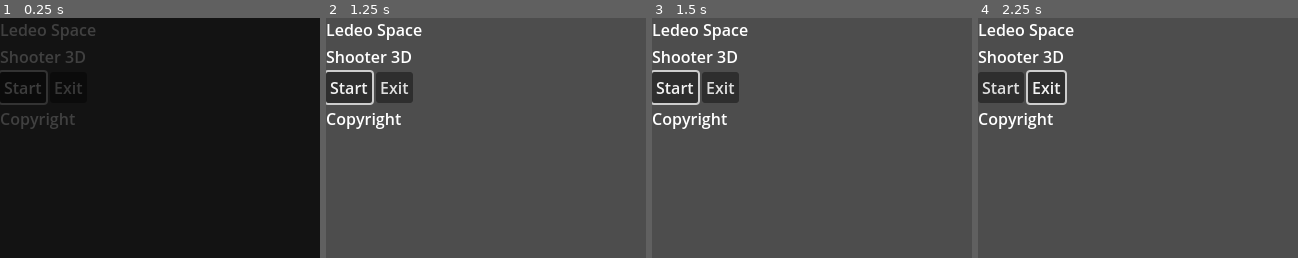
Above: before the commit, frames 1-4 (left to right).
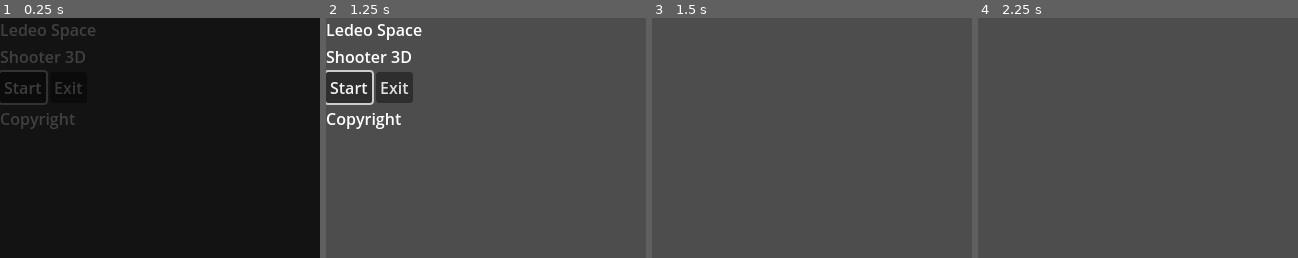
Above: after the commit, the same moments.

Repository: Sanni87/Shooter_Ledeo_3D
Game: Godot game, scene res://scenes/menu.tscn
Same seed, same stepped clock (60 frames per second), same inputs: the game is played once before the commit and once after it.
Inputs:
- Up to frame 1 (0.25 s): no input
- Up to frame 2 (1.25 s): click "Start" at 0.5 s
- Up to frame 3 (1.5 s): click "Start" at 1.25 s
- Up to frame 4 (2.25 s): tap Enter at 2 s; hold Right (ui_right) from 2.03 s (still down)
The pictures show only the part of the screen within x 0-50%, y 0-50%; the shares and areas given below are measured in that part.

Frames 1-2 are identical in both runs. In frame 3, 5.5% of the frame differs, in the area x 0-30%, y 2-47%; in frame 4, 5.5%.

Commit message:
Fix for mouse clicking on menu

Diff:
--- a/assets/scripts/menu.gd
+++ b/assets/scripts/menu.gd
@@ -11,8 +11,10 @@
 
 
 func _on_exit_pressed():
+	$Fade.visible = true
 	$Fade/AnimationPlayer.play("fade_out")
 
 func _on_animation_player_animation_finished(anim_name):
 	match anim_name:
+		"fade_in": $Fade.visible = false
 		"fade_out": get_tree().quit()
--- a/scenes/menu.tscn
+++ b/scenes/menu.tscn
@@ -2,6 +2,21 @@
 
 [ext_resource type="Script" path="res://assets/scripts/menu.gd" id="1_j61n2"]
 [ext_resource type="AudioStream" uid="uid://dujhj0kxikiro" path="res://assets/audio/DavidKBD - Cosmic Pack 01 - Cosmic Journey-full.ogg" id="2_rb2d7"]
+
+[sub_resource type="Animation" id="Animation_e6db5"]
+length = 0.001
+tracks/0/type = "value"
+tracks/0/imported = false
+tracks/0/enabled = true
+tracks/0/path = NodePath(".:modulate")
+tracks/0/interp = 1
+tracks/0/loop_wrap = true
+tracks/0/keys = {
+"times": PackedFloat32Array(0),
+"transitions": PackedFloat32Array(1),
+"update": 0,
+"values": [Color(0, 0, 0, 1)]
+}
 
 [sub_resource type="Animation" id="Animation_dr6nq"]
 resource_name = "fade_in"
@@ -31,21 +46,6 @@
 "transitions": PackedFloat32Array(1, 1),
 "update": 0,
 "values": [Color(0, 0, 0, 0), Color(0, 0, 0, 1)]
-}
-
-[sub_resource type="Animation" id="Animation_e6db5"]
-length = 0.001
-tracks/0/type = "value"
-tracks/0/imported = false
-tracks/0/enabled = true
-tracks/0/path = NodePath(".:modulate")
-tracks/0/interp = 1
-tracks/0/loop_wrap = true
-tracks/0/keys = {
-"times": PackedFloat32Array(0),
-"transitions": PackedFloat32Array(1),
-"update": 0,
-"values": [Color(0, 0, 0, 1)]
 }
 
 [sub_resource type="AnimationLibrary" id="AnimationLibrary_kvdan"]
